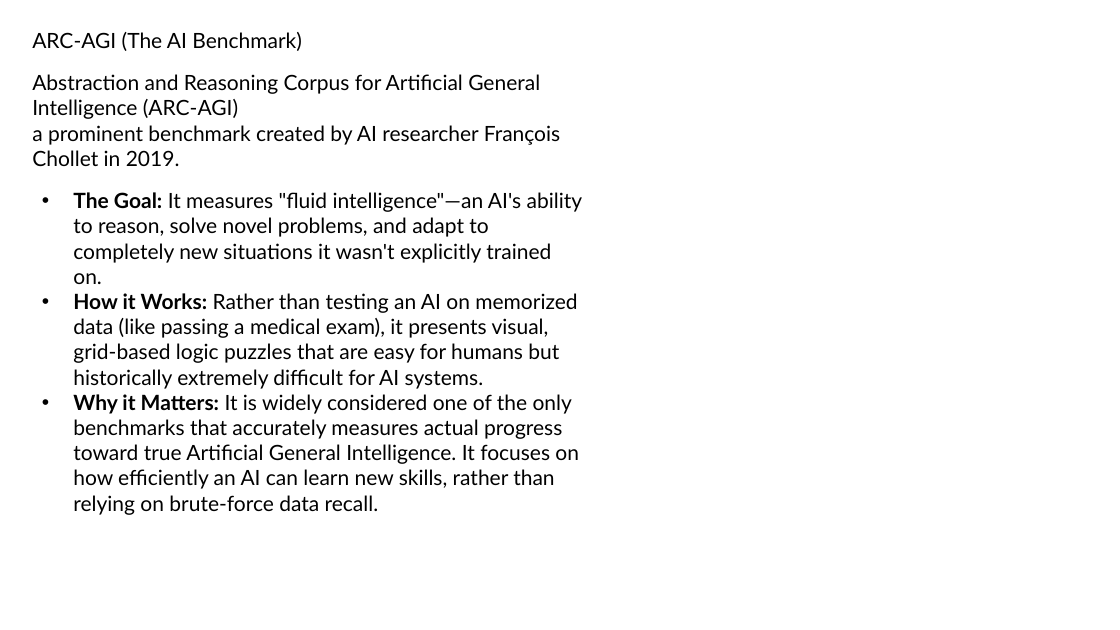
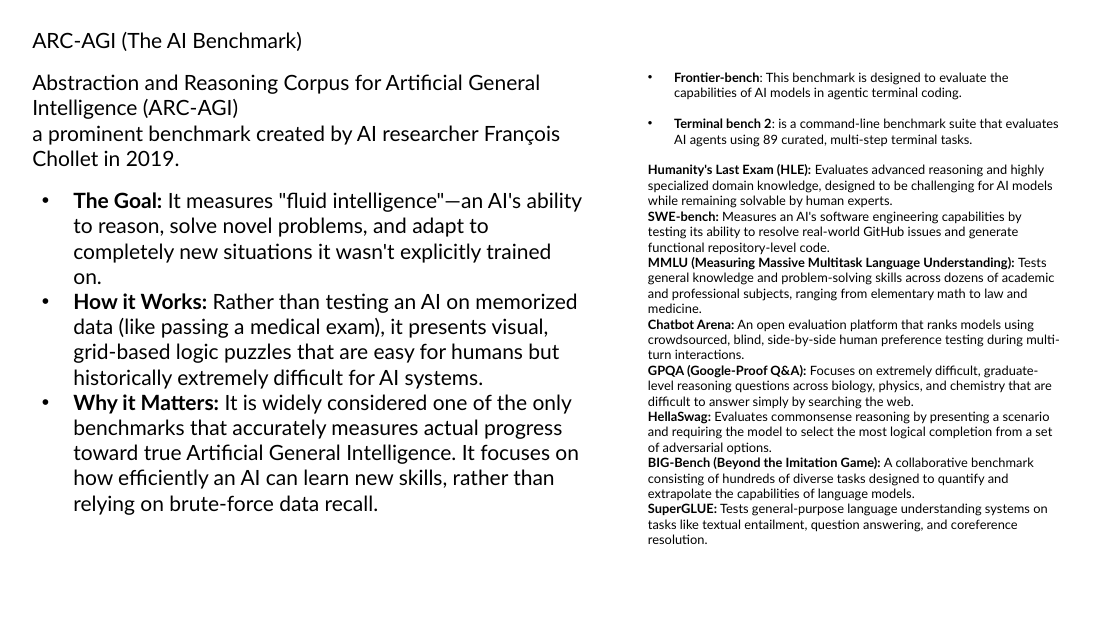
Before and after one commit to carlosmarte/knowledge-base-documentation, a slide deck: slide 10 of conference-presentations/agent-harness-sdks/LDE Agent SDK and Custom Agent Harness.pptx (slide 8 before the commit). Drawn at 1120x630 pixels with LibreOffice and Linux fonts; fonts in the diff are those of the drawing. Boxes give left, top, right and bottom in pixels: in the first picture for what was removed or moved away, otherwise in the second. Text is boxed around its words. In the diff, an @@ line names an element or a change of style, - is before the commit and + after.

```diff
--- a/conference-presentations/agent-harness-sdks/LDE Agent SDK and Custom Agent Harness.pptx
+++ b/conference-presentations/agent-harness-sdks/LDE Agent SDK and Custom Agent Harness.pptx
@@ text added at [648, 72, 1059, 544], 11 pt, text #000000 @@
+• Frontier-bench: This benchmark is designed to evaluate the capabilities of AI models in agentic terminal coding.
+• Terminal bench 2: is a command-line benchmark suite that evaluates AI agents using 89 curated, multi-step terminal tasks.
+Humanity's Last Exam (HLE): Evaluates advanced reasoning and highly specialized domain knowledge, designed to be challenging for AI models while remaining solvable by human experts.
+SWE-bench: Measures an AI's software engineering capabilities by testing its ability to resolve real-world GitHub issues and generate functional repository-level code.
+MMLU (Measuring Massive Multitask Language Understanding): Tests general knowledge and problem-solving skills across dozens of academic and professional subjects, ranging from elementary math to law and medicine.
+Chatbot Arena: An open evaluation platform that ranks models using crowdsourced, blind, side-by-side human preference testing during multi-turn interactions.
+GPQA (Google-Proof Q&A): Focuses on extremely difficult, graduate-level reasoning questions across biology, physics, and chemistry that are difficult to answer simply by searching the web.
+HellaSwag: Evaluates commonsense reasoning by presenting a scenario and requiring the model to select the most logical completion from a set of adversarial options.
+BIG-Bench (Beyond the Imitation Game): A collaborative benchmark consisting of hundreds of diverse tasks designed to quantify and extrapolate the capabilities of language models.
+SuperGLUE: Tests general-purpose language understanding systems on tasks like textual entailment, question answering, and coreference resolution.
```
Also in this commit, not shown: 4 other slides changed, 3 slides added, 1 slide removed, 1 other file.
